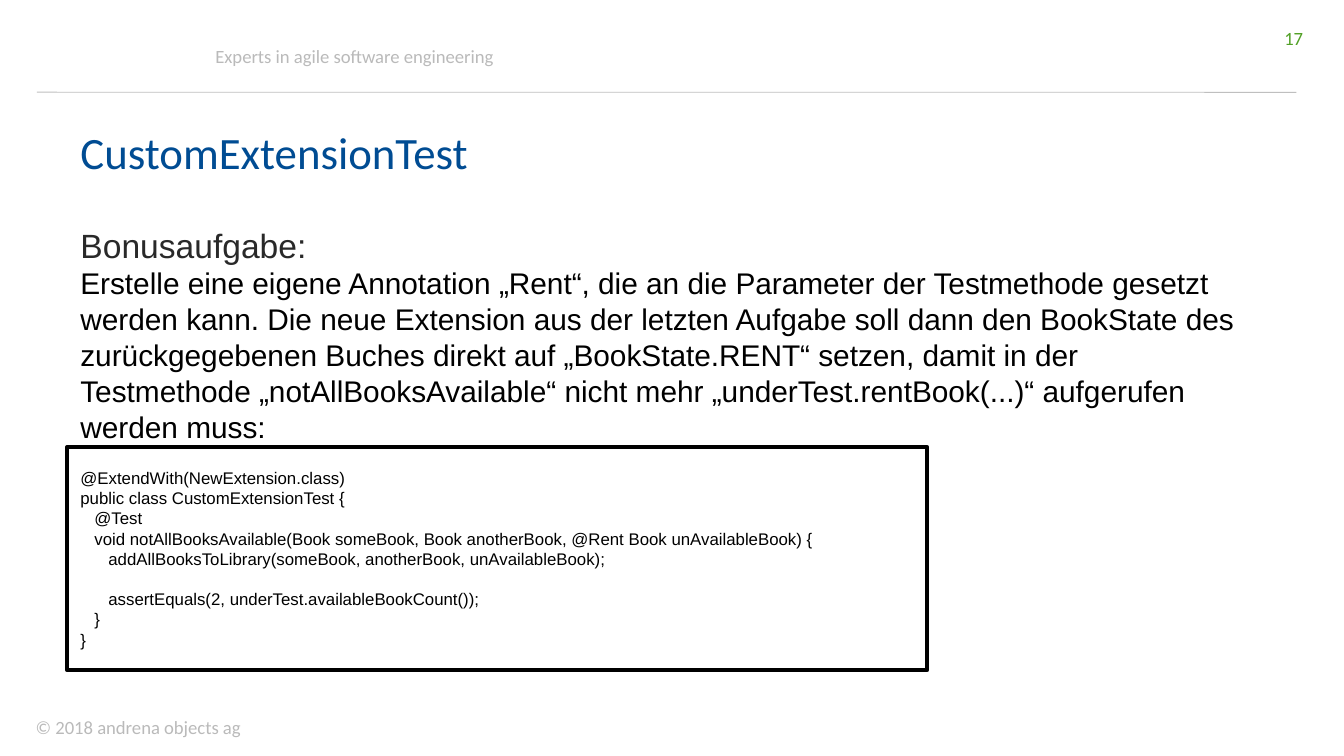
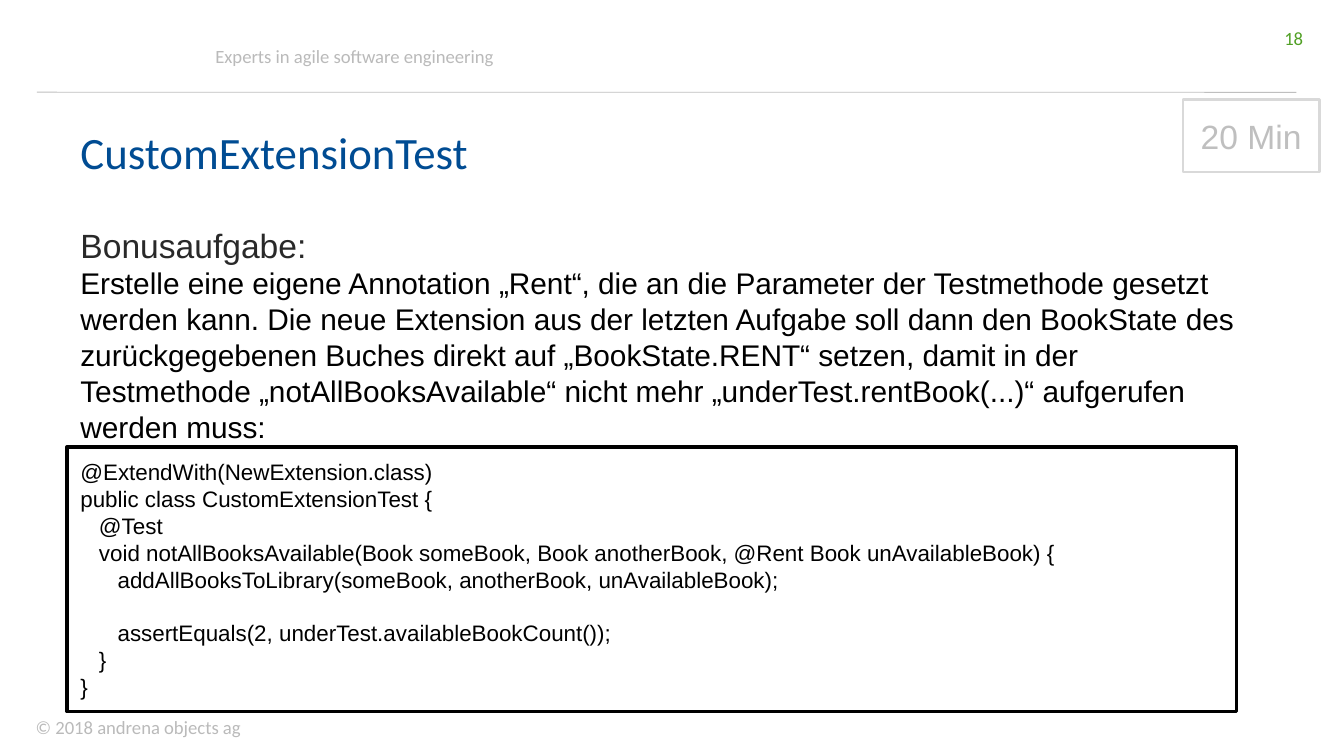
Before and after one commit to andrena/junit5-workshop-et-ka-2018, a slide deck: slide 18 of files/Folien.pptx (slide 17 before the commit). Drawn at 1344x756 pixels with LibreOffice and Linux fonts; fonts in the diff are those of the drawing; background and template pictures are left out. Boxes give left, top, right and bottom in pixels: in the first picture for what was removed or moved away, otherwise in the second. Text is boxed around its words. In the diff, an @@ line names an element or a change of style, - is before the commit and + after.

```diff
--- a/files/Folien.pptx
+++ b/files/Folien.pptx
@@ page number at box(1284, 32, 1303, 45): text changed @@
-17
+18
@@ rectangle added at box(1183, 99, 1320, 172), fill #FFFFFF, outline #D9D9D9 1.25 pt, 18 pt, text #BFBFBF @@
+20 Min
@@ rectangle "@ExtendWith(NewExtension.class)": place and size @@
-rectangle "@ExtendWith(NewExtension.class)" at box(67, 448, 927, 671)
+rectangle "@ExtendWith(NewExtension.class)" at box(67, 448, 1236, 712)
@@ rectangle "@ExtendWith(NewExtension.class)" at box(67, 448, 1236, 712): size 9 to 12 pt @@
```
Also in this commit, not shown: 13 other slides changed, 1 slide added.
